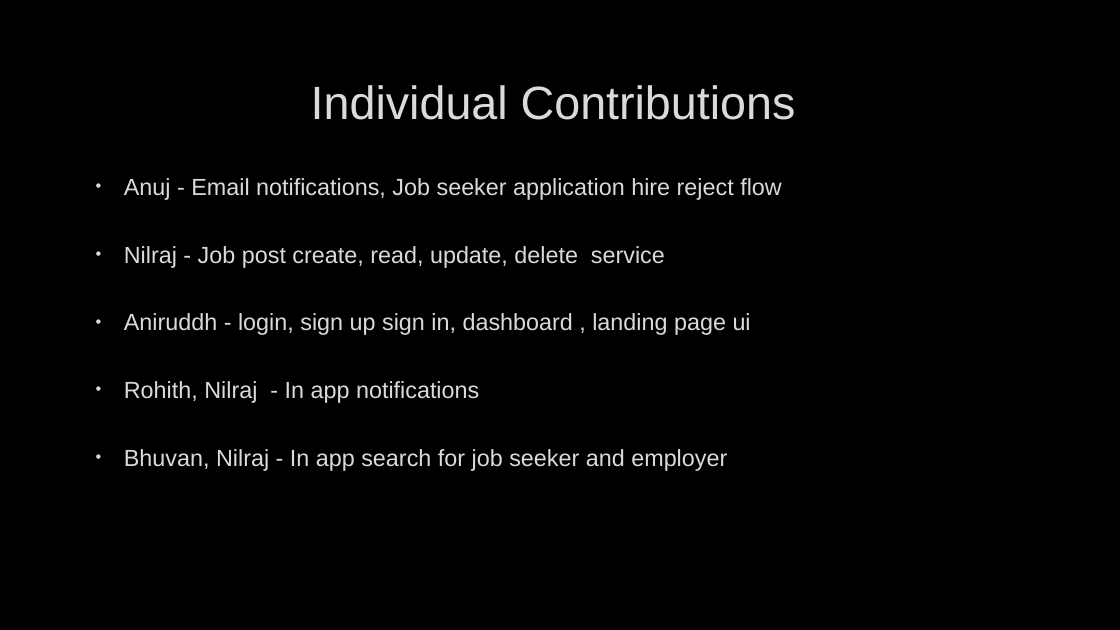
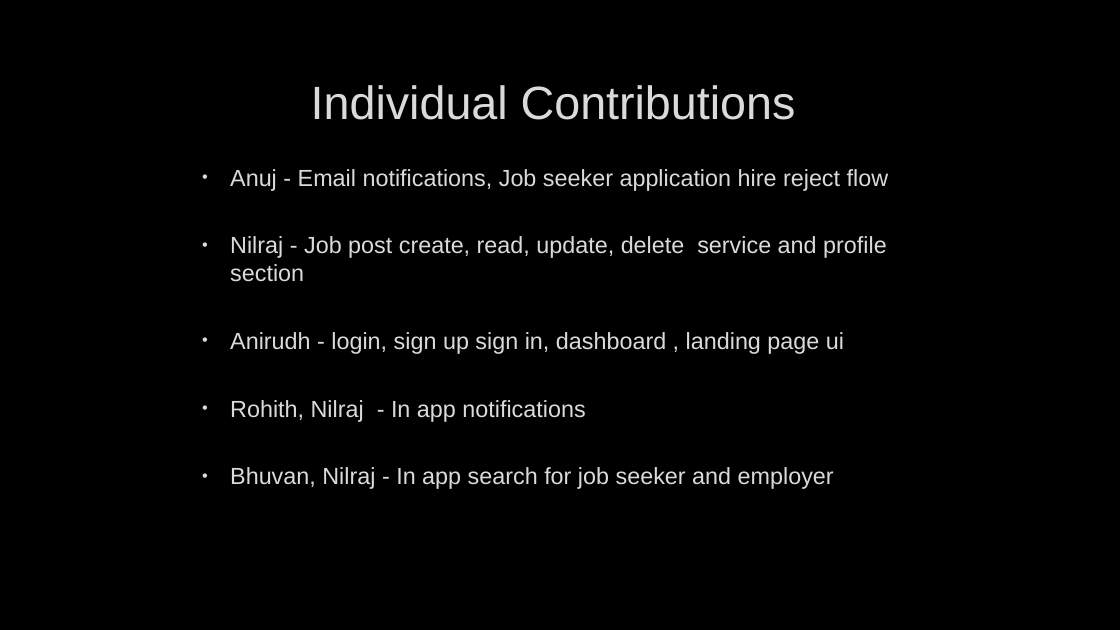
Before and after one commit to anujy787/smart-job, a slide deck: slide 5 of SmartJob - A Dynamic Job Board Application.pptx. Drawn at 1120x630 pixels with LibreOffice and Linux fonts; fonts in the diff are those of the drawing; background and template pictures are left out. Boxes give left, top, right and bottom in pixels: in the first picture for what was removed or moved away, otherwise in the second. Text is boxed around its words. In the diff, an @@ line names an element or a change of style, - is before the commit and + after.

```diff
--- a/SmartJob - A Dynamic Job Board Application.pptx
+++ b/SmartJob - A Dynamic Job Board Application.pptx
@@ text "Anuj - Email notifications, Job ...": place and size @@
-text "Anuj - Email notifications, Job ..." at (124, 178, 781, 471)
+text "Anuj - Email notifications, Job ..." at (230, 169, 888, 489)
@@ text at (230, 236, 887, 354): text changed @@
-• Nilraj - Job post create, read, update, delete service
-• Aniruddh - login, sign up sign in, dashboard , landing page ui
+• Nilraj - Job post create, read, update, delete service and profile section
+• Anirudh - login, sign up sign in, dashboard , landing page ui
```
Also in this commit, not shown: 3 other slides changed.
